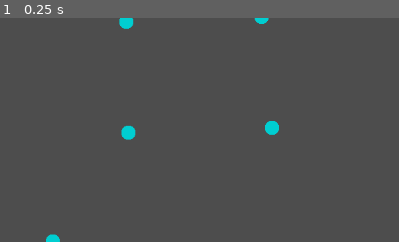
Above: before the commit, frame 1.
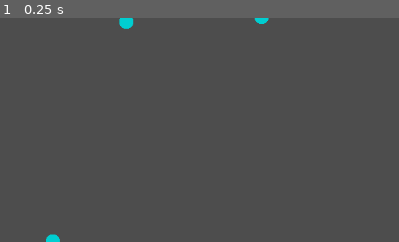
Above: after the commit, the same moment.

Repository: rodemananthony/gmtk-2024
Game: Godot game, scene res://scenes/test/catalog_test.tscn
Same seed, same stepped clock (60 frames per second), same inputs: the game is played once before the commit and once after it. This scene is started directly instead of the project's main scene.
Inputs:
- Up to frame 1 (0.25 s): no input
The pictures show only the part of the screen within x 35-85%, y 25-75%; the shares and areas given below are measured in that part.

The runs differ from the first frame. In frame 1, 0.4% of the frame differs, in the area x 30-70%, y 45-55%.

Commit message:
small changes

Diff:
--- a/scenes/test/catalog_test.tscn
+++ b/scenes/test/catalog_test.tscn
@@ -14,10 +14,6 @@
 [sub_resource type="CircleShape2D" id="CircleShape2D_veel5"]
 
 [sub_resource type="CircleShape2D" id="CircleShape2D_aa8lm"]
-
-[sub_resource type="CircleShape2D" id="CircleShape2D_72k0v"]
-
-[sub_resource type="CircleShape2D" id="CircleShape2D_sx34l"]
 
 [sub_resource type="CircleShape2D" id="CircleShape2D_lqg1a"]
 
@@ -53,18 +49,6 @@
 [node name="CollisionShape2D" type="CollisionShape2D" parent="Drop Zone2"]
 shape = SubResource("CircleShape2D_aa8lm")
 
-[node name="Drop Zone3" parent="." instance=ExtResource("4_fnyxk")]
-position = Vector2(586, 330)
-
-[node name="CollisionShape2D" type="CollisionShape2D" parent="Drop Zone3"]
-shape = SubResource("CircleShape2D_72k0v")
-
-[node name="Drop Zone4" parent="." instance=ExtResource("4_fnyxk")]
-position = Vector2(793, 323)
-
-[node name="CollisionShape2D" type="CollisionShape2D" parent="Drop Zone4"]
-shape = SubResource("CircleShape2D_sx34l")
-
 [node name="Sprite2D" type="Sprite2D" parent="."]
 position = Vector2(477, 567)
 texture = ExtResource("5_7uq4q")
--- a/scripts/package_manager.gd
+++ b/scripts/package_manager.gd
@@ -40,6 +40,9 @@
 				new_package.set_dropzone(drop_zone)
 				#print(new_package.set_dropzone(drop_zone))
 				break
+		if new_package.current_drop_zone == null:
+			print("Game Over")
+
 		#print(new_package.contents.weight)
 
 
Not shown: 1 places in scenes/test/catalog_test.tscn that only renumber resources
